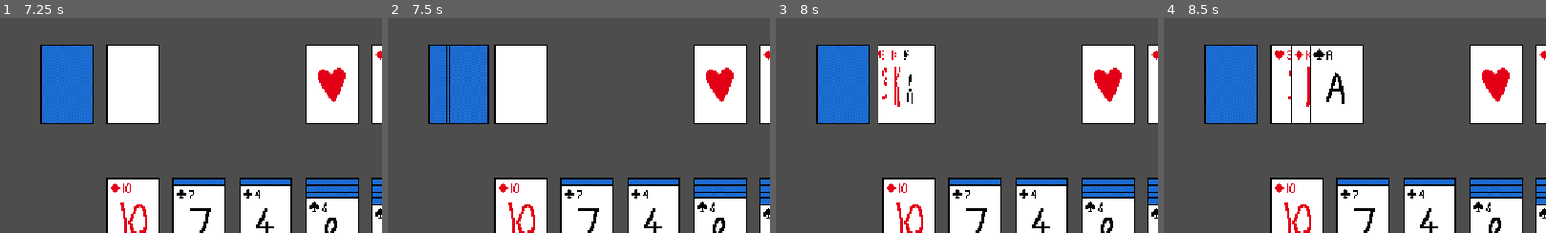
Above: before the commit, frames 1-4 (left to right).
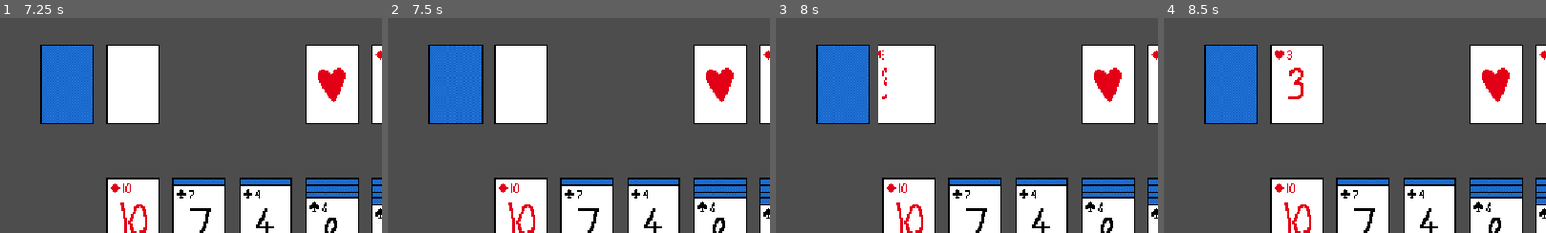
Above: after the commit, the same moments.

Repository: pnkmht135/Solitaire
Game: Godot game, scene res://Game.tscn
Two runs of this game, one before a commit and one after it. Both use one fixed random seed, a clock stepped at 60 frames per second and the inputs below.
Inputs (mouse positions are % of the whole screen's width and height, from its top left):
- Up to frame 1 (7.25 s): move the mouse to (9, 23) at 0.52 s; press the mouse at (9, 23) at 0.53 s; move the mouse to (26, 46) at 1.27 s; release the mouse at (26, 46) at 1.28 s; click (26, 46) at 1.35 s; move the mouse to (35, 46) at 2.02 s; hold Right mouse button (Right Click) 2.03-2.78 s; click (35, 46) at 2.3 s; move the mouse to (52, 15) at 2.77 s; click (52, 15) at 2.85 s; tap Enter at 3.5, 5.75 s; move the mouse to (43, 46) at 3.52 s; press the mouse at (43, 46) at 3.53 s; tap Space at 4.25 s; move the mouse to (52, 46) at 4.27 s; release the mouse at (52, 46) at 4.28 s; right-click (52, 46) at 4.35 s; click (52, 46) at 4.55 s; move the mouse to (61, 46) at 5.02 s; press the mouse at (61, 46) at 5.03 s; move the mouse to (69, 46) at 5.77 s; release the mouse at (69, 46) at 5.78 s; click (69, 46) at 5.85 s; move the mouse to (69, 48) at 6.52 s; hold Right mouse button (Right Click) from 6.53 s (still down); click (69, 48) at 6.8 s
- Up to frame 2 (7.5 s): move the mouse to (9, 15) at 7.27 s; release Right mouse button (Right Click) at 7.28 s; click (9, 15) at 7.35 s
- Up to frame 3 (8 s): no input
- Up to frame 4 (8.5 s): press the mouse at (9, 15) at 8.03 s
The pictures show only the part of the screen within x 0-50%, y 0-50%; the shares and areas given below are measured in that part.

Frame 1 is identical in both runs. In frame 2, 0.9% of the frame differs, in the area x 15-27%, y 12-50%; in frame 3, 0.3%; in frame 4, 4.6%, in the area x 33-53%, y 12-50%.

Commit message:
Made win condition animation more fun, now cards shoot off in random directions

Diff:
--- a/Game elements/Stockpile.tscn
+++ b/Game elements/Stockpile.tscn
@@ -3,14 +3,25 @@
 [ext_resource type="Script" uid="uid://dbifd0cx43uht" path="res://Game elements/stockpile.gd" id="1_e811g"]
 [ext_resource type="Texture2D" uid="uid://cqiyu1ifc04gw" path="res://Sprites/Cards.png" id="2_qa6s2"]
 
+[sub_resource type="RectangleShape2D" id="RectangleShape2D_qa6s2"]
+size = Vector2(83.3333, 60)
+
 [sub_resource type="RectangleShape2D" id="RectangleShape2D_e811g"]
 size = Vector2(80, 120)
 
-[sub_resource type="RectangleShape2D" id="RectangleShape2D_qa6s2"]
-size = Vector2(83.3333, 60)
-
 [node name="Stockpiile" type="Node2D"]
 script = ExtResource("1_e811g")
+
+[node name="Click_Opened" type="Area2D" parent="."]
+position = Vector2(100, 0)
+scale = Vector2(2, 2)
+collision_layer = 2
+collision_mask = 0
+
+[node name="CollisionShape2D" type="CollisionShape2D" parent="Click_Opened"]
+position = Vector2(16.25, 0)
+scale = Vector2(0.75, 0.75)
+shape = SubResource("RectangleShape2D_qa6s2")
 
 [node name="Click_Closed" type="Area2D" parent="."]
 collision_layer = 2
@@ -35,15 +46,4 @@
 vframes = 5
 frame = 53
 
-[node name="Click_Opened" type="Area2D" parent="."]
-position = Vector2(100, 0)
-scale = Vector2(2, 2)
-collision_layer = 2
-collision_mask = 0
-
-[node name="CollisionShape2D" type="CollisionShape2D" parent="Click_Opened"]
-position = Vector2(16.25, 0)
-scale = Vector2(0.75, 0.75)
-shape = SubResource("RectangleShape2D_qa6s2")
-
 [connection signal="input_event" from="Click_Closed" to="." method="_on_click_closed_input_event"]
--- a/Game elements/card.gd
+++ b/Game elements/card.gd
@@ -109,9 +109,12 @@
 		if foundation_pile and foundation_pile.can_add_card(self):
 			move_to(foundation_pile)
 
-func party():
+func party(tween: Tween, distance):
 	disable()
-	var tween = create_tween()
-	tween.set_parallel()
-	tween.tween_property(sprite,"scale",Vector2(0,0),1)
-	tween.tween_property(sprite,"rotation",360,1)
+	var random_angle: float = randf_range(0, TAU)
+	var random_direction: Vector2 = Vector2.RIGHT.rotated(random_angle)
+	var target_position: Vector2 = position + random_direction * distance
+	tween.tween_callback(self.move_to_front)
+	tween.tween_property(self,"scale",Vector2(0,0),0.5)
+	tween.parallel().tween_property(self,"rotation",360,0.5)
+	tween.parallel().tween_property(self,"position",target_position,0.5)
--- a/Game elements/foundation_pile.gd
+++ b/Game elements/foundation_pile.gd
@@ -25,7 +25,7 @@
 		topcard.disable()
 	card.reparent(self)
 	card.parent=self
-	card.position=Vector2(0,0)
+	card.position=Vector2(0,0) # TODO: not triggering??
 	card.current_position=Vector2(0,0)
 	cards_stack.append(card)
 	card.enable()
--- a/Game elements/stockpile.gd
+++ b/Game elements/stockpile.gd
@@ -7,7 +7,7 @@
 @onready var click_closed: Area2D = $Click_Closed
 @onready var click_opened: Area2D = $Click_Opened # TODO: might not need, use card hitbox instead!
 var open_offset = Vector2(15,0)
-@export var step = 3 # TODO: maybe make this non-hardcoded?
+@export var step = 1 # TODO: maybe make this non-hardcoded?
 
 # TODO: spam clicking causes visual bug where open cards dont go to (0,0)
 
--- a/game.gd
+++ b/game.gd
@@ -48,6 +48,8 @@
 	tableau_7.initiate(Deck.slice(21,28))
 	stockpile.initiate(Deck.slice(28,53))
 
+	check_game_win()
+
 func are_Foundation_Piles_Full()->bool:
 	for pile in Foundation_Piles:
 		if pile.num_cards!=13:
@@ -57,5 +59,11 @@
 func check_game_win():
 	if are_Foundation_Piles_Full():
 		print("Party!!")
-		for card in Deck:
-			card.party()
+		var tween = create_tween()
+		tween.set_ease(Tween.EASE_IN_OUT)
+		for pile in Foundation_Piles:
+			pile.cards_stack.reverse()
+			tween.tween_callback(pile.move_to_front)
+			for card in pile.cards_stack:
+				card.z_index = 10
+				card.party(tween,100)
